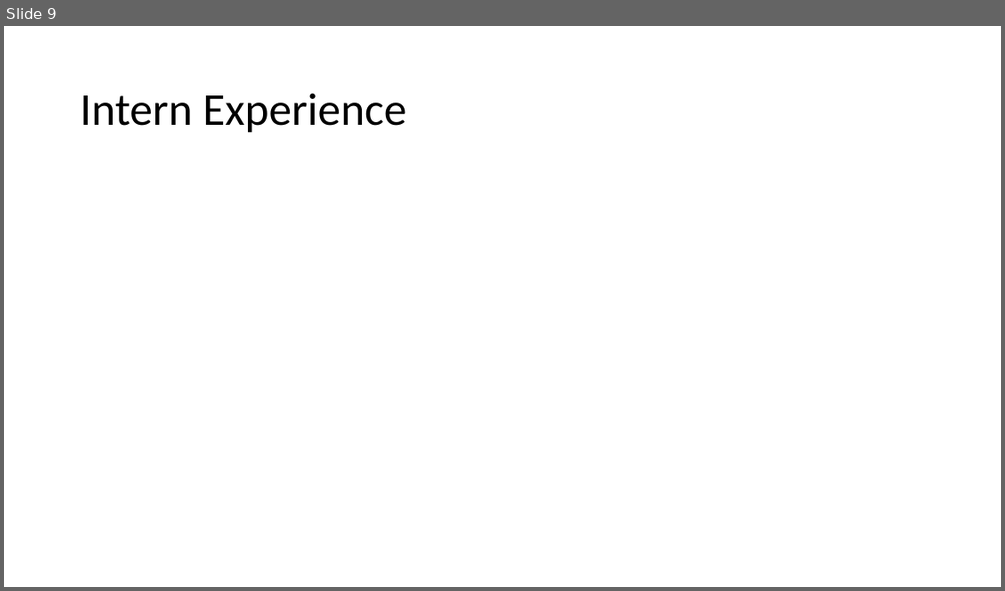
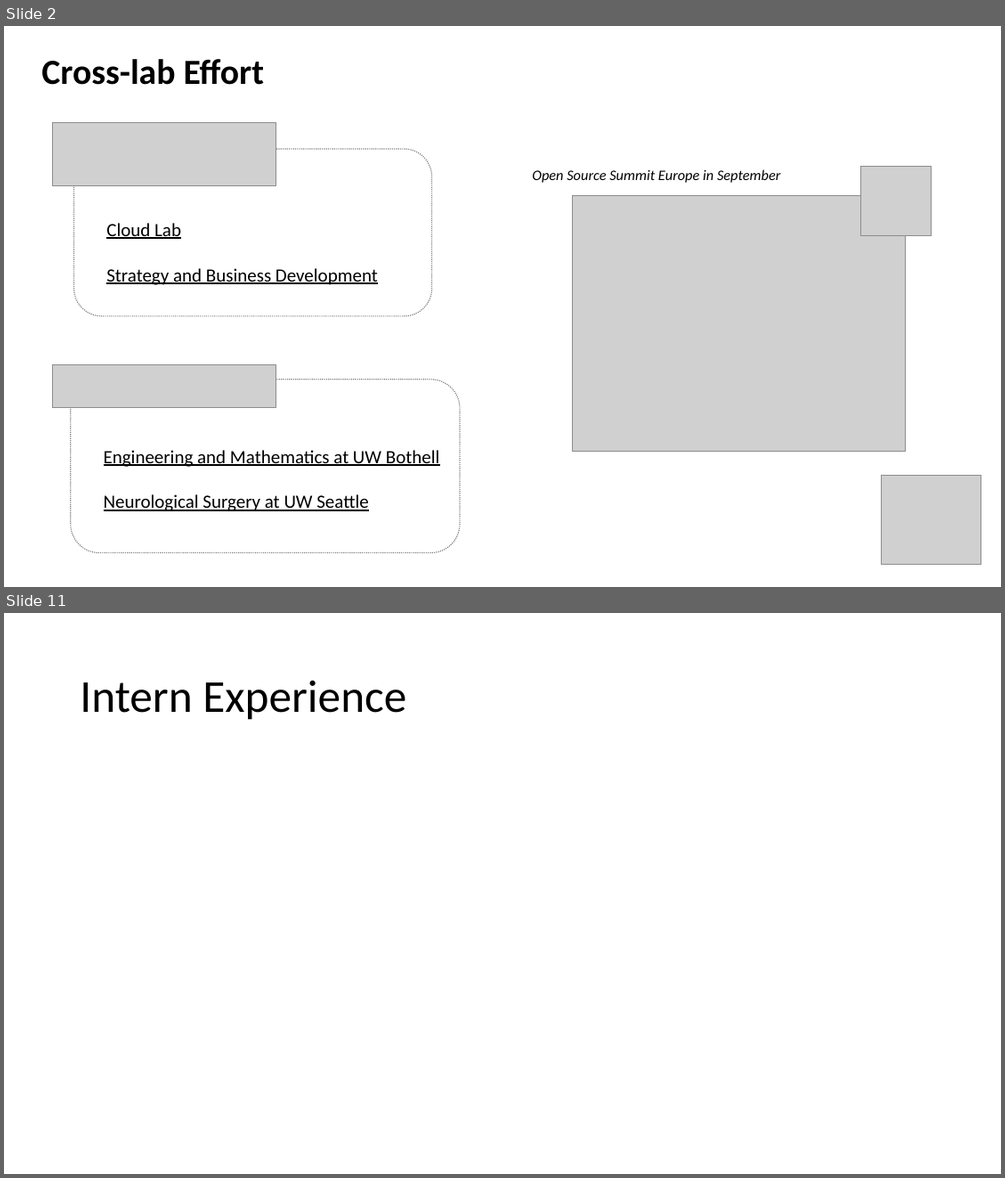
Before and after one commit to pdgetrf/fw_intern_2022, a slide deck: docs/architecture.pptx. Shown one above the other, each under a label of ours: slide 9 before the commit, slides 2 and 11 after it; the slides between them are not shown. The pictures are 1005x591 and 1005x1178 pixels, drawn with LibreOffice and Linux fonts; fonts in the diff are those of the drawing; grey boxes stand for pictures. Boxes give left, top, right and bottom in pixels: in the first picture for what was removed or moved away, otherwise in the second. Text is boxed around its words. In the diff, an @@ line names an element or a change of style, - is before the commit and + after.

```diff
--- a/docs/architecture.pptx
+++ b/docs/architecture.pptx
@@ slide 2 added at (4,26,1001,587), background #FFFFFF @@
@@ title added at (41,59,264,85), 34 pt, text #000000, bold @@
+Cross-lab Effort
@@ text added at (532,169,780,183), 14 pt, text #000000, italic @@
+Open Source Summit Europe in September
@@ picture added at (861,166,931,236) @@
@@ picture added at (573,196,905,451) @@
@@ group added at (53,122,432,316): 2 texts, 1 rounded rectangle, 1 picture @@
+Cloud Lab
+Strategy and Business Development
@@ picture added at (53,365,275,408) @@
@@ rounded rectangle added at (71,379,461,553), fill #FFFFFF, outline #808080 1 pt dashed, 18 pt, text #FFFFFF @@
+B
@@ text added at (104,450,440,511), 18 pt, text #000000, underline @@
+Engineering and Mathematics at UW Bothell
+Neurological Surgery at UW Seattle
@@ picture added at (882,475,981,564) @@
@@ what was slide 9 is now slide 11 @@
```
Also in this commit, not shown: 5 slides changed, 4 other slides added, 3 slides removed.
